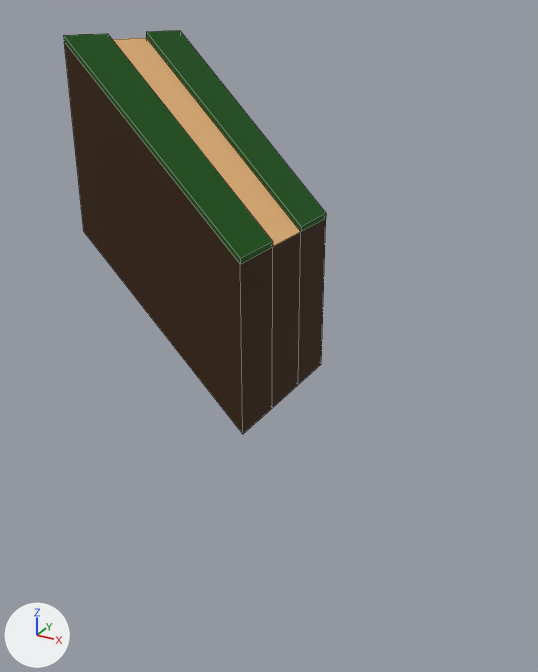
The FBX model Assets/GroundTest/downhill.fbx, before and after one commit.
Camera for both pictures: a 50 mm lens placed at (69.4, -105.1, 18.6), pointed at (13.0, -2.5, -32.7). Lighting does not change. The marker at lower left points along +X, +Y and +Z. Mesh edges are drawn as thin lines. Where no turn or scale is listed for an object, it has been applied to the vertices.
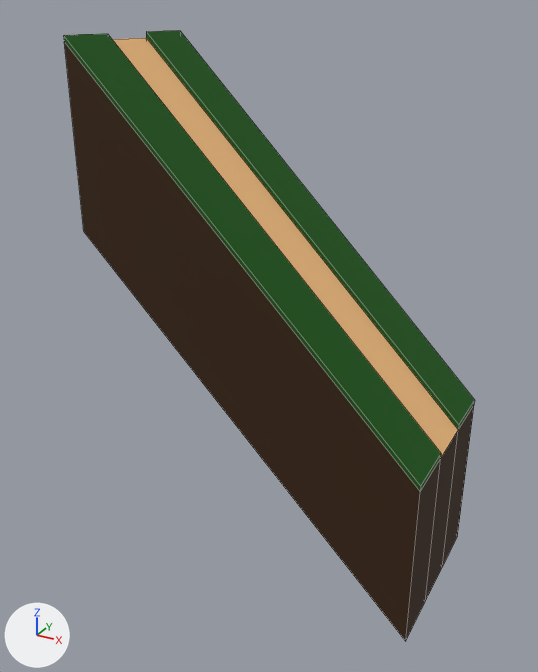
Where the change shows, as pixel boxes (x1, y1, x2, y2) in the pictures (538 x 672 px):
'Cube.024', reshaped (56% wider, 51% taller): before (64, 30, 326, 434); after (64, 30, 474, 642)

Edits to the bpy script that builds the scene:
```text
Change me_cube_024:
    where me_cube_024.from_pydata(...)  # 24 vertices, 22 faces; spans x -15.0..15.0, y -15.0..15.0, z -45.0..15.0
    used by ob_cube_024; location = (0.0, 0.0, 0.0)
    me_cube_024 part 1: all 12 vertices in x 15.0, y -15.0..15.0, z -45.0..-15.0 are moved by (30.0, 0.0, -30.0)
```
